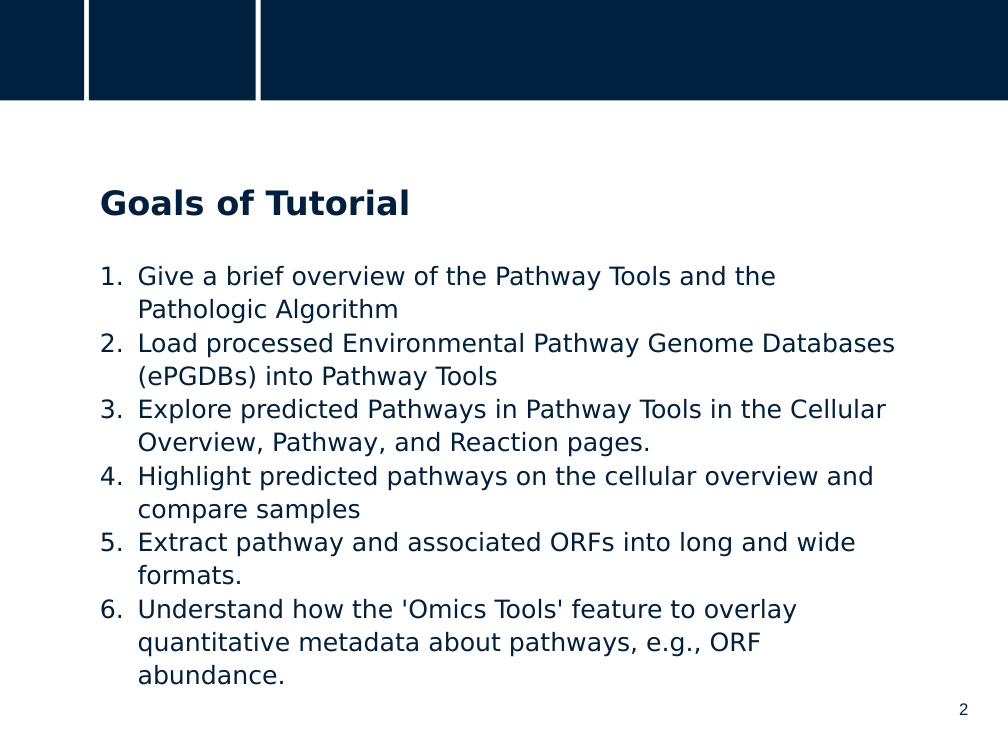
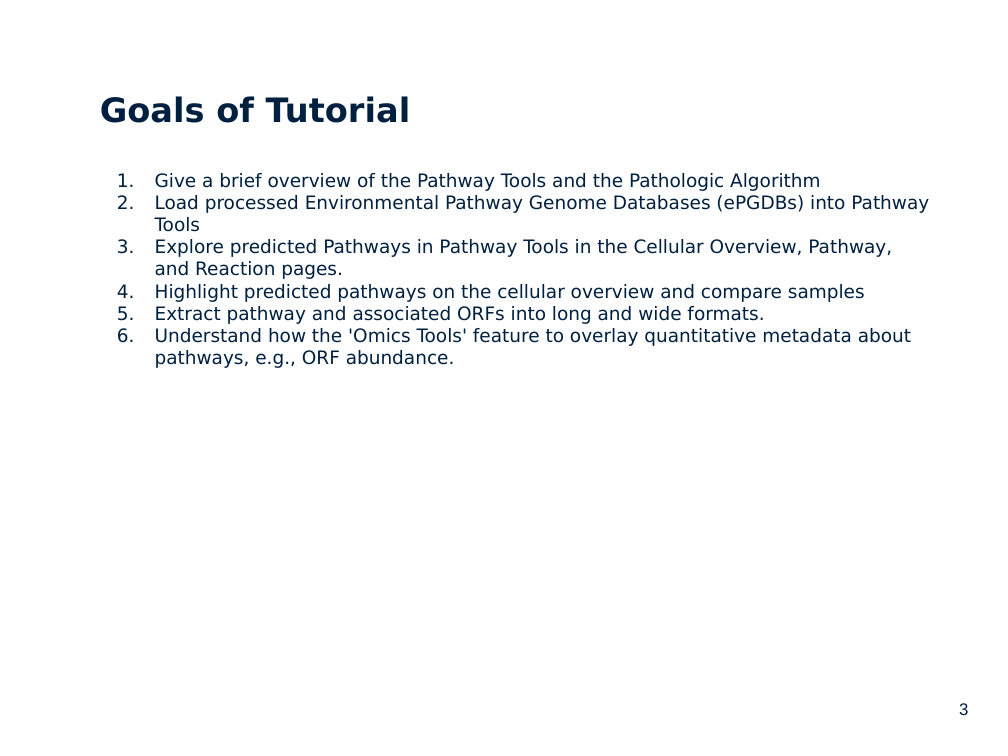
Before and after one commit to hallamlab/mp_tutorial, a slide deck: slide 3 of pathway_analysis/files/MetaPathways_Tutorial_Pathway_Analysis.pptx (slide 2 before the commit). Drawn at 1008x756 pixels with LibreOffice and Linux fonts; fonts in the diff are those of the drawing; background and template pictures are left out. Boxes give left, top, right and bottom in pixels: in the first picture for what was removed or moved away, otherwise in the second. Text is boxed around its words. In the diff, an @@ line names an element or a change of style, - is before the commit and + after.

Commit message:
Updated Pathway Analysis presentation and code.

```diff
--- a/pathway_analysis/files/MetaPathways_Tutorial_Pathway_Analysis.pptx
+++ b/pathway_analysis/files/MetaPathways_Tutorial_Pathway_Analysis.pptx
@@ rectangle removed at (0,0,85,101) @@
@@ rectangle removed at (89,0,255,101) @@
@@ rectangle removed at (261,0,1008,101) @@
@@ text "Goals of Tutorial": place and size @@
-text "Goals of Tutorial" at (100,189,411,216)
+text "Goals of Tutorial" at (100,96,411,123)
@@ text "Give a brief overview of ...": place and size @@
-text "Give a brief overview of ..." at (138,266,895,685)
+text "Give a brief overview of ..." at (155,173,929,368)
@@ text "Give a brief overview of ..." at (155,173,929,368): size 18 to 13.2 pt; line spacing 1.1 to 1 @@
@@ page number at (959,703,968,715): text changed @@
-2
+3
```
Also in this commit, not shown: 4 other slides changed, 24 slides added, 4 other files.
